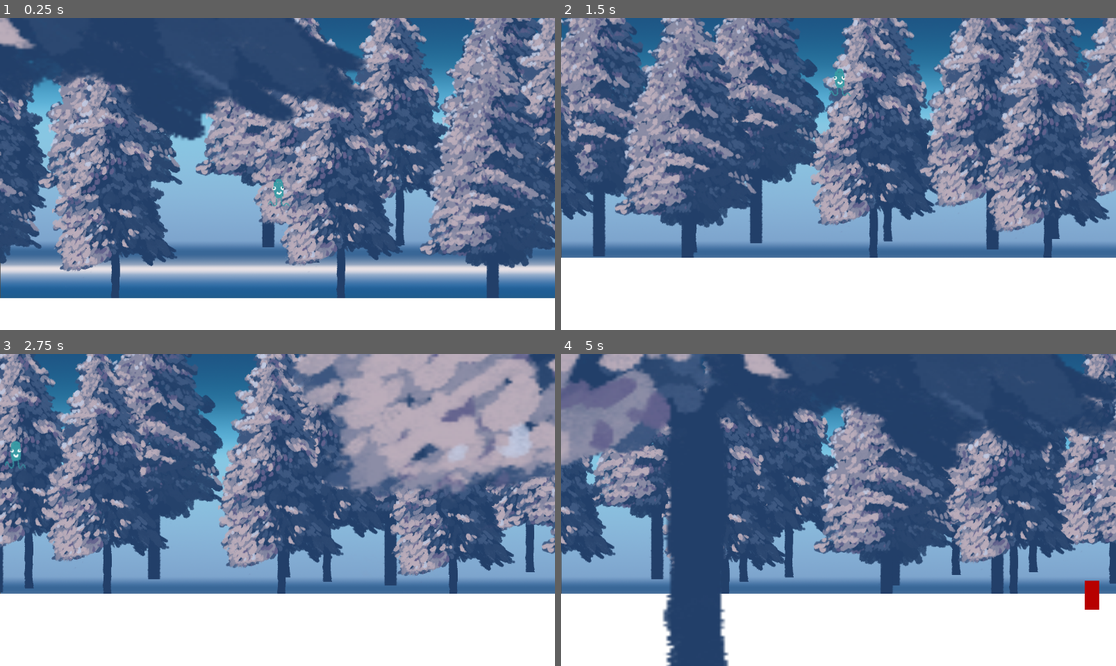
Above: before the commit, frames 1-4 (two rows, left to right).
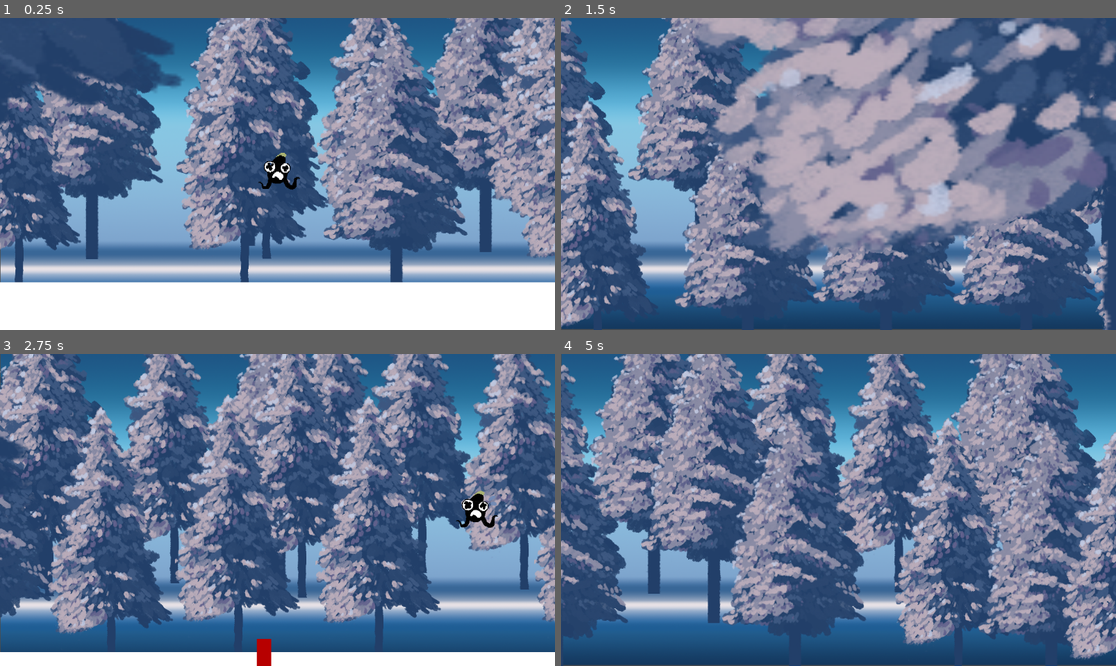
Above: after the commit, the same moments.

Repository: ThePressedGames/Hell-o-Borus
Game: Godot game, scene res://Scenes/PrototypeScenes/ProceduralGeneration/procedural_generation_test.tscn
Two runs of this game, one before a commit and one after it. Both use one fixed random seed, a clock stepped at 60 frames per second and the inputs below.
Inputs:
- Up to frame 1 (0.25 s): no input
- Up to frame 2 (1.5 s): hold Space (jump) 0.53-1.28 s; hold Right (move-right) from 0.53 s (still down); tap Space (jump) at 1.35 s
- Up to frame 3 (2.75 s): tap Space (jump) at 1.52, 1.82 s; release Right (move-right) at 2.03 s; hold Left (move-left) from 2.03 s (still down); hold Space (jump) from 2.03 s (still down)
- Up to frame 4 (5 s): release Left (move-left) at 2.78 s; release Space (jump) at 2.78 s; hold Right (move-right) 2.78-4.28 s; tap Space (jump) at 2.85, 3.02, 3.32, 4.35, 4.52, 4.82 s; hold Space (jump) 3.53-4.28 s; hold Left (move-left) from 4.28 s (still down)

The runs differ from the first frame. In frame 1, 59% of the frame differs, in the area x 0-100%, y 0-90%; in frame 2, 85%, in the area x 0-100%, y 0-100%; in frame 3, 74%; in frame 4, 80%.

Commit message:
Added player automovement and new animations

Diff:
--- a/Scenes/PrototypeScenes/player.gd
+++ b/Scenes/PrototypeScenes/player.gd
@@ -10,12 +10,31 @@
 func _ready():
 	$AnimatedSprite2D.play()
 
-	# Set initial camera left boundary
-	var current_camera_left_boundary = position.x - (get_viewport_rect().size.x/2)
-	$Camera2D.set_limit(SIDE_LEFT, current_camera_left_boundary)
+
+func _process(delta):
+	position.x += delta * SPEED
 
 
 func _physics_process(delta):
+	if is_on_floor():
+		$AnimatedSprite2D.animation = "run"
+
+	# Get the input direction and handle the movement/deceleration.
+	# As good practice, you should replace UI actions with custom gameplay actions.
+	var direction = Vector2.ZERO
+
+	if Input.is_action_pressed("move-left"):
+		direction.x -= .5
+		$Camera2D.position.x += 5
+	if Input.is_action_pressed("move-right"):
+		direction.x += .7
+		$Camera2D.position.x -= 7
+
+	if direction != Vector2.ZERO:
+		velocity.x = direction.x * SPEED
+	else:
+		velocity.x = move_toward(velocity.x, 0, SPEED)
+
 	# Add the gravity.
 	if not is_on_floor():
 		velocity.y += gravity * delta
@@ -23,30 +42,11 @@
 	# Handle jump.
 	if Input.is_action_pressed("jump") and is_on_floor():
 		velocity.y = JUMP_VELOCITY
-
-	# Get the input direction and handle the movement/deceleration.
-	# As good practice, you should replace UI actions with custom gameplay actions.
-	var direction = Vector2.ZERO
-
-	if Input.is_action_pressed("move-left"):
-		direction.x -= 1
-	if Input.is_action_pressed("move-right"):
-		direction.x += 1
-
-		var camera_left_limit = $Camera2D.get_limit(SIDE_LEFT)
-		var current_camera_left_boundary = position.x - (get_viewport_rect().size.x/2)
-
-		# Set new camera limit_left
-		if camera_left_limit < current_camera_left_boundary:
-			$Camera2D.set_limit(SIDE_LEFT, current_camera_left_boundary)
-
-	if direction != Vector2.ZERO:
-		velocity.x = direction.x * SPEED
-	else:
-		velocity.x = move_toward(velocity.x, 0, SPEED)
+		$AnimatedSprite2D.animation = "jump"
 
 	move_and_slide()
 
 
 func _on_obstacle_body_entered(body):
 	print("Obstacle hit!")
+	$AnimatedSprite2D.animation = "death"
--- a/Scenes/PrototypeScenes/player.tscn
+++ b/Scenes/PrototypeScenes/player.tscn
@@ -1,65 +1,90 @@
-[gd_scene load_steps=12 format=3 uid="uid://b2s6b21e0mdoq"]
+[gd_scene load_steps=14 format=3 uid="uid://b2s6b21e0mdoq"]
 
 [ext_resource type="Script" path="res://Scenes/PrototypeScenes/player.gd" id="1_o78hj"]
-[ext_resource type="Texture2D" uid="uid://eryj22co8eb4" path="res://Art/PrototypeSprites/characters.png" id="1_pdqcd"]
-[ext_resource type="Texture2D" uid="uid://u26d3wilur1e" path="res://Art/PrototypeSprites/240113_Helloborus_test_sprites.png" id="3_mgi2i"]
+[ext_resource type="Texture2D" uid="uid://bnnno7ffah6jh" path="res://Art/PC/240117_Borus_sprite_sheet.png" id="2_ohqh4"]
 
 [sub_resource type="RectangleShape2D" id="RectangleShape2D_bu505"]
-size = Vector2(45, 61)
+size = Vector2(58, 80)
 
-[sub_resource type="AtlasTexture" id="AtlasTexture_bl0r2"]
-atlas = ExtResource("1_pdqcd")
-region = Rect2(0, 0, 32, 32)
+[sub_resource type="AtlasTexture" id="AtlasTexture_ko2he"]
+atlas = ExtResource("2_ohqh4")
+region = Rect2(671, 16, 71, 122)
 
-[sub_resource type="AtlasTexture" id="AtlasTexture_2kxmk"]
-atlas = ExtResource("1_pdqcd")
-region = Rect2(32, 0, 32, 32)
+[sub_resource type="AtlasTexture" id="AtlasTexture_e3rtu"]
+atlas = ExtResource("2_ohqh4")
+region = Rect2(742, 16, 71, 122)
 
-[sub_resource type="AtlasTexture" id="AtlasTexture_1mrn1"]
-atlas = ExtResource("1_pdqcd")
-region = Rect2(64, 0, 32, 32)
+[sub_resource type="AtlasTexture" id="AtlasTexture_2q0lp"]
+atlas = ExtResource("2_ohqh4")
+region = Rect2(813, 16, 71, 122)
 
-[sub_resource type="AtlasTexture" id="AtlasTexture_fd687"]
-atlas = ExtResource("1_pdqcd")
-region = Rect2(96, 0, 32, 32)
+[sub_resource type="AtlasTexture" id="AtlasTexture_bgpn7"]
+atlas = ExtResource("2_ohqh4")
+region = Rect2(884, 16, 71, 122)
 
-[sub_resource type="AtlasTexture" id="AtlasTexture_mcewy"]
-atlas = ExtResource("3_mgi2i")
-region = Rect2(0, 0, 90, 76)
+[sub_resource type="AtlasTexture" id="AtlasTexture_ayckb"]
+atlas = ExtResource("2_ohqh4")
+region = Rect2(296, 48, 108, 113)
 
-[sub_resource type="AtlasTexture" id="AtlasTexture_in7nt"]
-atlas = ExtResource("3_mgi2i")
-region = Rect2(0, 152, 90, 76)
+[sub_resource type="AtlasTexture" id="AtlasTexture_wd2vd"]
+atlas = ExtResource("2_ohqh4")
+region = Rect2(404, 48, 108, 113)
+
+[sub_resource type="AtlasTexture" id="AtlasTexture_5e3t4"]
+atlas = ExtResource("2_ohqh4")
+region = Rect2(285, 161, 110, 113)
+
+[sub_resource type="AtlasTexture" id="AtlasTexture_8s5vp"]
+atlas = ExtResource("2_ohqh4")
+region = Rect2(395, 161, 110, 113)
+
+[sub_resource type="AtlasTexture" id="AtlasTexture_7dcp8"]
+atlas = ExtResource("2_ohqh4")
+region = Rect2(505, 161, 110, 113)
 
 [sub_resource type="SpriteFrames" id="SpriteFrames_u65tg"]
 animations = [{
 "frames": [{
 "duration": 1.0,
-"texture": SubResource("AtlasTexture_bl0r2")
+"texture": SubResource("AtlasTexture_ko2he")
 }, {
 "duration": 1.0,
-"texture": SubResource("AtlasTexture_2kxmk")
+"texture": SubResource("AtlasTexture_e3rtu")
 }, {
 "duration": 1.0,
-"texture": SubResource("AtlasTexture_1mrn1")
+"texture": SubResource("AtlasTexture_2q0lp")
 }, {
 "duration": 1.0,
-"texture": SubResource("AtlasTexture_fd687")
+"texture": SubResource("AtlasTexture_bgpn7")
 }],
 "loop": true,
-"name": &"default",
+"name": &"death",
 "speed": 5.0
 }, {
 "frames": [{
 "duration": 1.0,
-"texture": SubResource("AtlasTexture_mcewy")
+"texture": SubResource("AtlasTexture_ayckb")
 }, {
 "duration": 1.0,
-"texture": SubResource("AtlasTexture_in7nt")
+"texture": SubResource("AtlasTexture_wd2vd")
 }],
 "loop": true,
-"name": &"player_idle",
-"speed": 6.0
+"name": &"jump",
+"speed": 5.0
+}, {
+"frames": [{
+"duration": 1.0,
+"texture": SubResource("AtlasTexture_5e3t4")
+}, {
+"duration": 1.0,
+"texture": SubResource("AtlasTexture_8s5vp")
+}, {
+"duration": 1.0,
+"texture": SubResource("AtlasTexture_7dcp8")
+}],
+"loop": true,
+"name": &"run",
+"speed": 5.0
 }]
 
 [node name="Player" type="CharacterBody2D"]
@@ -69,17 +94,19 @@
 JUMP_VELOCITY = -800.0
 
 [node name="CollisionShape2D" type="CollisionShape2D" parent="."]
-position = Vector2(1.5, 6.5)
+position = Vector2(-1, -3)
 shape = SubResource("RectangleShape2D_bu505")
 
 [node name="AnimatedSprite2D" type="AnimatedSprite2D" parent="."]
 texture_filter = 1
 sprite_frames = SubResource("SpriteFrames_u65tg")
-animation = &"player_idle"
-frame_progress = 0.454407
+animation = &"run"
+frame_progress = 0.232974
 
 [node name="Camera2D" type="Camera2D" parent="."]
 limit_bottom = 850
-drag_vertical_enabled = true
+drag_left_margin = 1.0
 drag_top_margin = 0.7
+drag_right_margin = 1.0
+drag_bottom_margin = 0.33
 editor_draw_drag_margin = true
